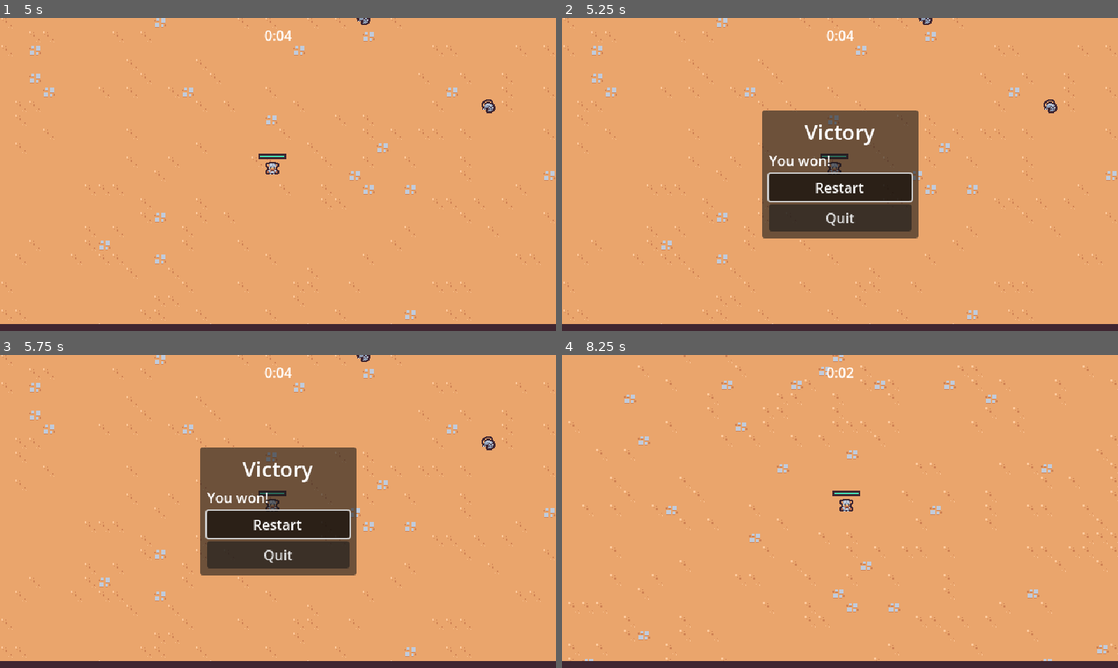
Above: before the commit, frames 1-4 (two rows, left to right).
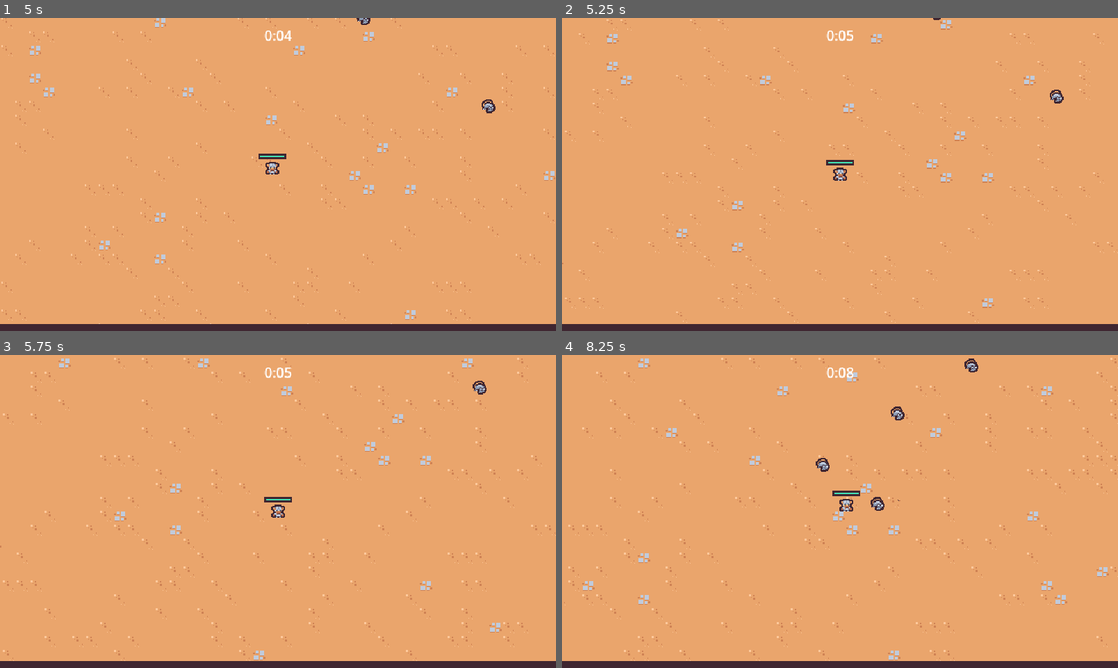
Above: after the commit, the same moments.

Repository: bseth15/2DSurvivorsCourse
Game: Godot game, scene res://scenes/main/main.tscn
The game is run twice, just before and just after one commit, with the same random seed, the same clock (stepped at 60 frames per second) and the same inputs.
Inputs (mouse positions are in pixels of both pictures, inside the frame that each line leads up to):
- Up to frame 1 (5 s): move the mouse to (400, 158) at 0.52 s; press the mouse at (400, 158) at 0.53 s; hold D (move_right) 0.53-1.28 s; move the mouse to (166, 190) at 1.27 s; release the mouse at (166, 190) at 1.28 s; hold S (move_down) 1.28-2.03 s; click (166, 190) at 1.35 s; move the mouse to (333, 105) at 2.02 s; press the mouse at (333, 105) at 2.03 s; hold D (move_right) 2.03-2.78 s; move the mouse to (250, 237) at 2.77 s; release the mouse at (250, 237) at 2.78 s; hold W (move_up) 2.78-3.53 s; click (250, 237) at 2.85 s; move the mouse to (444, 221) at 3.52 s; press the mouse at (444, 221) at 3.53 s; hold A (move_left) from 3.53 s (still down); move the mouse to (111, 127) at 4.27 s; release the mouse at (111, 127) at 4.28 s; click (111, 127) at 4.35 s
- Up to frame 2 (5.25 s): move the mouse to (867, 174) at 5.02 s; release A (move_left) at 5.03 s; press the mouse at (867, 174) at 5.03 s; hold S (move_down) from 5.03 s (still down)
- Up to frame 3 (5.75 s): keep holding S (move_down)
- Up to frame 4 (8.25 s): release S (move_down) at 5.75 s; release the mouse at (867, 511) at 5.75 s; click (840, 524) at 5.75 s, where only the run before the commit has a clickable "Restart"; move the mouse to (756, 433) at 6.52 s; hold D (move_right) 6.53-7.28 s; click (756, 433) at 6.6 s; move the mouse to (962, 495) at 7.27 s; press the mouse at (962, 495) at 7.28 s; hold W (move_up) 7.28-8.03 s; move the mouse to (728, 527) at 8.02 s; release the mouse at (728, 527) at 8.03 s; hold D (move_right) from 8.03 s (still down); click (728, 527) at 8.1 s

Frame 1 is identical in both runs. In frame 2, 14% of the frame differs, in the area x 0-100%, y 0-98%; in frame 3, 14%; in frame 4, 3.9%.

Commit message:
create defeat screen

Diff:
--- /dev/null
+++ b/scenes/main/main.gd
@@ -0,0 +1,13 @@
+extends Node
+
+@export var end_screen_scene: PackedScene
+
+
+func _ready():
+	$%Player.health_component.died.connect(on_player_died)
+
+
+func on_player_died():
+	var end_screen_instance = end_screen_scene.instantiate()
+	add_child(end_screen_instance)
+	end_screen_instance.set_defeat()
--- a/scenes/main/main.tscn
+++ b/scenes/main/main.tscn
@@ -1,16 +1,20 @@
-[gd_scene load_steps=10 format=3 uid="uid://cwsx6kb6124wl"]
+[gd_scene load_steps=12 format=3 uid="uid://cwsx6kb6124wl"]
 
 [ext_resource type="PackedScene" uid="uid://2axvpojx0h24" path="res://scenes/ui/arena_time_ui.tscn" id="1_2mml6"]
 [ext_resource type="TileSet" uid="uid://dcfxfmch54sfg" path="res://resources/tileset.tres" id="1_dumgd"]
 [ext_resource type="PackedScene" uid="uid://vxq7tghgwdy2" path="res://scenes/game_object/player/player.tscn" id="1_q40pr"]
 [ext_resource type="PackedScene" path="res://scenes/manager/enemy_manager.tscn" id="1_qpiqv"]
-[ext_resource type="PackedScene" uid="uid://eyy3owxkt7sx" path="res://scenes/manager/arena_time_manager.tscn" id="2_623xh"]
+[ext_resource type="Script" path="res://scenes/main/main.gd" id="1_w1oyd"]
+[ext_resource type="PackedScene" uid="uid://cimggaifrmomy" path="res://scenes/ui/end_screen.tscn" id="2_1ebcl"]
+[ext_resource type="PackedScene" uid="uid://panlfg7oa6uc" path="res://scenes/manager/arena_time_manager.tscn" id="2_623xh"]
 [ext_resource type="PackedScene" uid="uid://d3pg8notepftc" path="res://scenes/ui/experience_bar.tscn" id="2_nl2dx"]
 [ext_resource type="PackedScene" path="res://scenes/game_object/game_camera/game_camera.tscn" id="3_5w2gg"]
 [ext_resource type="PackedScene" uid="uid://cut5hibqloogn" path="res://scenes/manager/experience_manager.tscn" id="4_4xw0h"]
 [ext_resource type="PackedScene" uid="uid://deriq5qxetsrt" path="res://scenes/manager/upgrade_manager.tscn" id="6_ngg3n"]
 
 [node name="Main" type="Node"]
+script = ExtResource("1_w1oyd")
+end_screen_scene = ExtResource("2_1ebcl")
 
 [node name="ArenaTimeUI" parent="." node_paths=PackedStringArray("arena_time_manager") instance=ExtResource("1_2mml6")]
 arena_time_manager = NodePath("../ArenaTimeManager")
@@ -40,6 +44,7 @@
 y_sort_enabled = true
 
 [node name="Player" parent="Entities" instance=ExtResource("1_q40pr")]
+unique_name_in_owner = true
 position = Vector2(318, 343)
 
 [node name="Foreground" type="Node2D" parent="." groups=["foreground_layer"]]
--- a/scenes/manager/arena_time_manager.gd
+++ b/scenes/manager/arena_time_manager.gd
@@ -1,7 +1,7 @@
 extends Node
 class_name ArenaTimeManager
 
-@export var victory_screen_scene: PackedScene
+@export var end_screen_scene: PackedScene
 @onready var timer: Timer = $Timer
 
 
@@ -14,5 +14,5 @@
 
 
 func on_timer_timeout():
-	var victory_screen_instance = victory_screen_scene.instantiate()
-	add_child(victory_screen_instance)
+	var end_screen_instance = end_screen_scene.instantiate()
+	add_child(end_screen_instance)
--- a/scenes/manager/arena_time_manager.tscn
+++ b/scenes/manager/arena_time_manager.tscn
@@ -1,13 +1,13 @@
-[gd_scene load_steps=3 format=3 uid="uid://eyy3owxkt7sx"]
+[gd_scene load_steps=3 format=3 uid="uid://panlfg7oa6uc"]
 
 [ext_resource type="Script" path="res://scenes/manager/arena_time_manager.gd" id="1_8tv1b"]
-[ext_resource type="PackedScene" uid="uid://b58jcwqp4d3ep" path="res://scenes/ui/victory_screen.tscn" id="2_k2taq"]
+[ext_resource type="PackedScene" uid="uid://cimggaifrmomy" path="res://scenes/ui/end_screen.tscn" id="2_tgmoe"]
 
 [node name="ArenaTimeManager" type="Node"]
 script = ExtResource("1_8tv1b")
-victory_screen_scene = ExtResource("2_k2taq")
+end_screen_scene = ExtResource("2_tgmoe")
 
 [node name="Timer" type="Timer" parent="."]
-wait_time = 5.0
+wait_time = 60.0
 one_shot = true
 autostart = true
--- a/scenes/ui/victory_screen.gd
+++ b/scenes/ui/end_screen.gd
@@ -7,6 +7,11 @@
 	$%QuitButton.pressed.connect(on_quit_button_pressed)
 
 
+func set_defeat():
+	$%TitleLabel.text = "Defeat"
+	$%DescriptionLabel.text = "You lost!"
+
+
 func on_restart_button_pressed():
 	get_tree().paused = false
 	get_tree().change_scene_to_file("res://scenes/main/main.tscn")
--- a/scenes/ui/victory_screen.tscn
+++ b/scenes/ui/end_screen.tscn
@@ -1,10 +1,10 @@
-[gd_scene load_steps=2 format=3 uid="uid://b58jcwqp4d3ep"]
+[gd_scene load_steps=2 format=3 uid="uid://cimggaifrmomy"]
 
-[ext_resource type="Script" path="res://scenes/ui/victory_screen.gd" id="1_a2wmn"]
+[ext_resource type="Script" path="res://scenes/ui/end_screen.gd" id="1_hghw5"]
 
-[node name="VictoryScreen" type="CanvasLayer"]
+[node name="EndScreen" type="CanvasLayer"]
 process_mode = 3
-script = ExtResource("1_a2wmn")
+script = ExtResource("1_hghw5")
 
 [node name="MarginContainer" type="MarginContainer" parent="."]
 anchors_preset = 15
@@ -29,14 +29,16 @@
 [node name="VBoxContainer" type="VBoxContainer" parent="MarginContainer/PanelContainer/MarginContainer"]
 layout_mode = 2
 
-[node name="Label" type="Label" parent="MarginContainer/PanelContainer/MarginContainer/VBoxContainer"]
+[node name="TitleLabel" type="Label" parent="MarginContainer/PanelContainer/MarginContainer/VBoxContainer"]
+unique_name_in_owner = true
 layout_mode = 2
 theme_override_font_sizes/font_size = 24
 text = "Victory"
 horizontal_alignment = 1
 vertical_alignment = 1
 
-[node name="Label2" type="Label" parent="MarginContainer/PanelContainer/MarginContainer/VBoxContainer"]
+[node name="DescriptionLabel" type="Label" parent="MarginContainer/PanelContainer/MarginContainer/VBoxContainer"]
+unique_name_in_owner = true
 layout_mode = 2
 text = "You won!"
 
